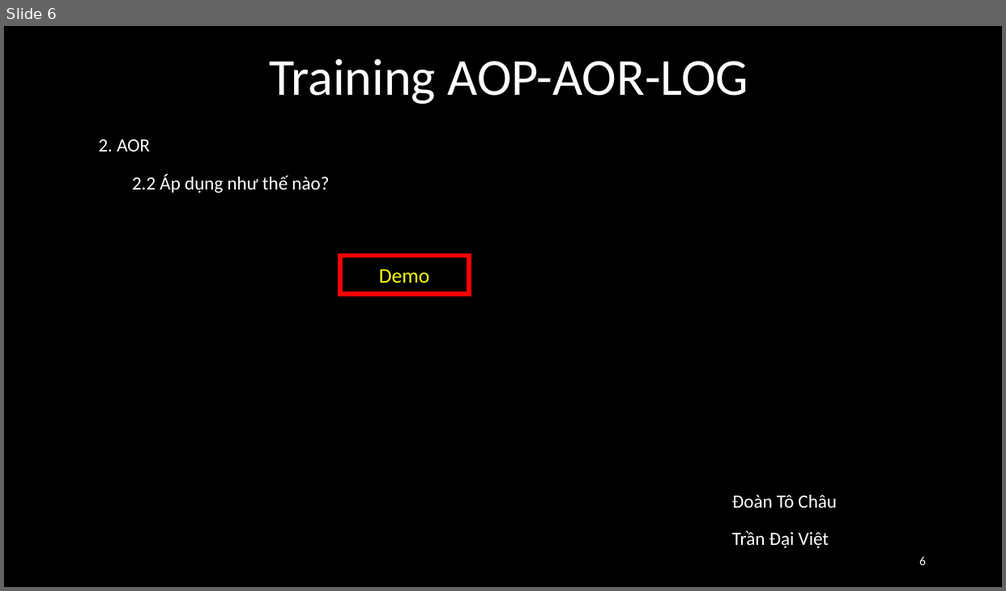
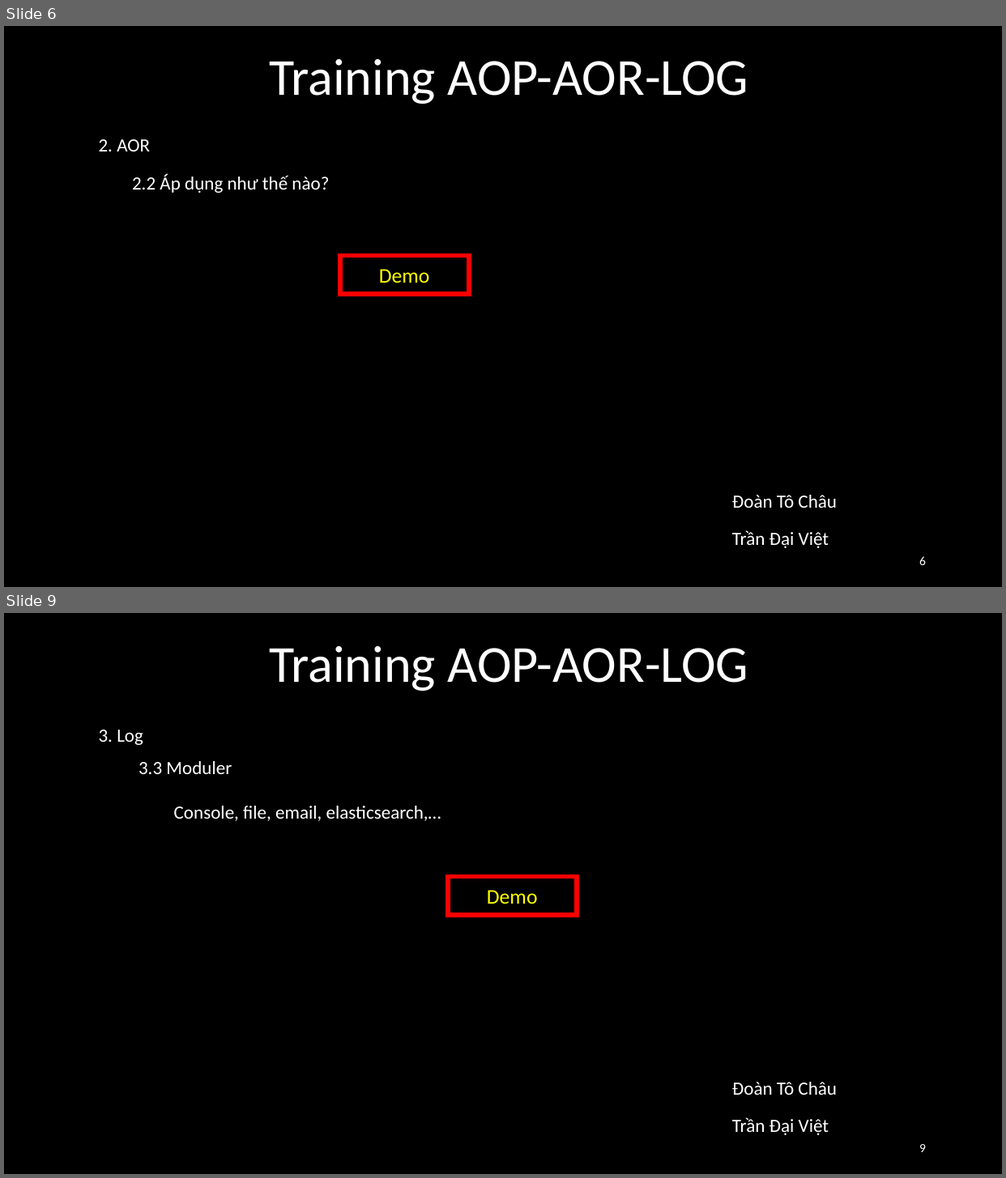
Before and after one commit to chaudt/Training-AOP-AOR-LOG, a slide deck: Slide.pptx. Shown one above the other, each under a label of ours: slide 6 before the commit, slides 6 and 9 after it; the slides between them are not shown. The pictures are 1006x591 and 1006x1178 pixels, drawn with LibreOffice and Linux fonts; fonts in the diff are those of the drawing. Boxes give left, top, right and bottom in pixels: in the first picture for what was removed or moved away, otherwise in the second. Text is boxed around its words. In the diff, an @@ line names an element or a change of style, - is before the commit and + after.

Commit message:
Update file slide, thêm module log

```diff
--- a/Slide.pptx
+++ b/Slide.pptx
@@ slide 9 added at box(4, 613, 1002, 1174), background #000000 @@
@@ text added at box(269, 646, 749, 691), 50 pt, text #FFFFFF @@
+Training AOP-AOR-LOG
@@ text added at box(99, 730, 143, 745), 18 pt, text #FFFFFF @@
+3. Log
@@ text added at box(138, 761, 232, 774), 18 pt, text #FFFFFF @@
+3.3 Moduler
@@ text added at box(174, 806, 441, 821), 18 pt, text #FFFFFF @@
+Console, file, email, elasticsearch,…
@@ rectangle added at box(448, 876, 577, 914), outline #FF0000 4.5 pt, 20 pt, text #FFFF00 @@
+Demo
@@ text added at box(732, 1082, 837, 1095), 18 pt, text #FFFFFF @@
+Đoàn Tô Châu
@@ text added at box(732, 1118, 829, 1135), 18 pt, text #FFFFFF @@
+Trần Đại Việt
@@ page number added at box(919, 1144, 926, 1152), 12 pt, text #FFFFFF @@
+9
```
Also in this commit, not shown: 2 other slides added, 1 slide removed.
